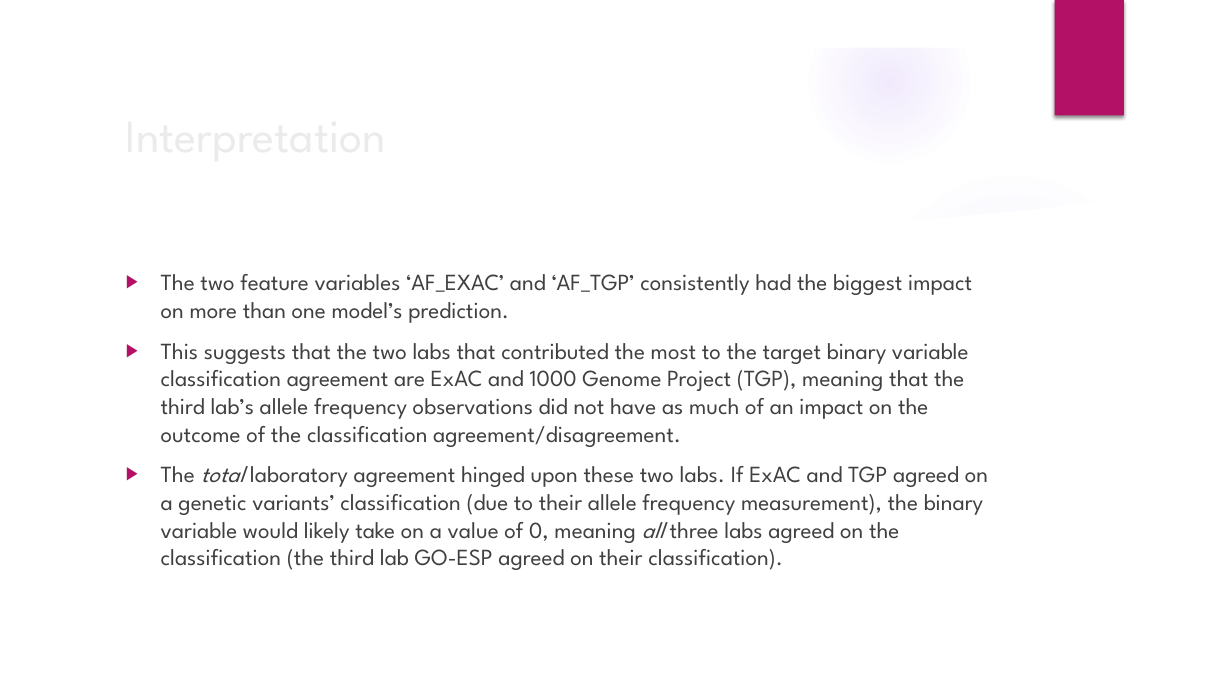
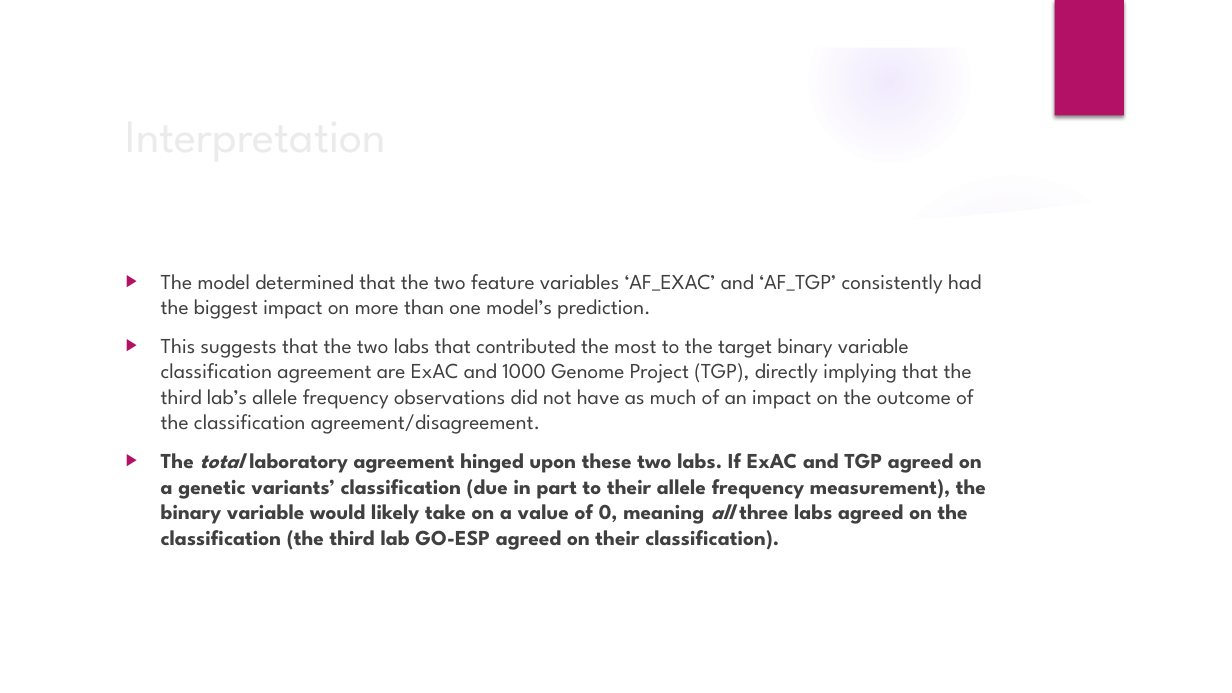
Before and after one commit to mrm00/Genetic-Variants-Classification, a slide deck: slide 20 of presentation slides.pptx (slide 21 before the commit). Drawn at 1232x693 pixels with LibreOffice and Linux fonts; fonts in the diff are those of the drawing; background and template pictures are left out. Boxes give left, top, right and bottom in pixels: in the first picture for what was removed or moved away, otherwise in the second. Text is boxed around its words. In the diff, an @@ line names an element or a change of style, - is before the commit and + after.

Commit message:
Supplementary slides of completed project

```diff
--- a/presentation slides.pptx
+++ b/presentation slides.pptx
@@ text at (x1=161, y1=274, x2=986, y2=550): text changed; size 18 to 16.6 pt @@
-▶ The two feature variables ‘AF_EXAC’ and ‘AF_TGP’ consistently had the biggest impact on more than one model’s prediction.
-▶ This suggests that the two labs that contributed the most to the target binary variable classification agreement are ExAC and 1000 Genome Project (TGP), meaning that the third lab’s allele frequency observations did not have as much of an impact on the outcome of the classification agreement/disagreement.
-▶ The total laboratory agreement hinged upon these two labs. If ExAC and TGP agreed on a genetic variants’ classification (due to their allele frequency measurement), the binary variable would likely take on a value of 0, meaning all three labs agreed on the classification (the third lab GO-ESP agreed on their classification).
+▶ The model determined that the two feature variables ‘AF_EXAC’ and ‘AF_TGP’ consistently had the biggest impact on more than one model’s prediction.
+▶ This suggests that the two labs that contributed the most to the target binary variable classification agreement are ExAC and 1000 Genome Project (TGP), directly implying that the third lab’s allele frequency observations did not have as much of an impact on the outcome of the classification agreement/disagreement.
+▶ The total laboratory agreement hinged upon these two labs. If ExAC and TGP agreed on a genetic variants’ classification (due in part to their allele frequency measurement), the binary variable would likely take on a value of 0, meaning all three labs agreed on the classification (the third lab GO-ESP agreed on their classification).
```
Also in this commit, not shown: 3 other slides changed, 1 slide removed.
